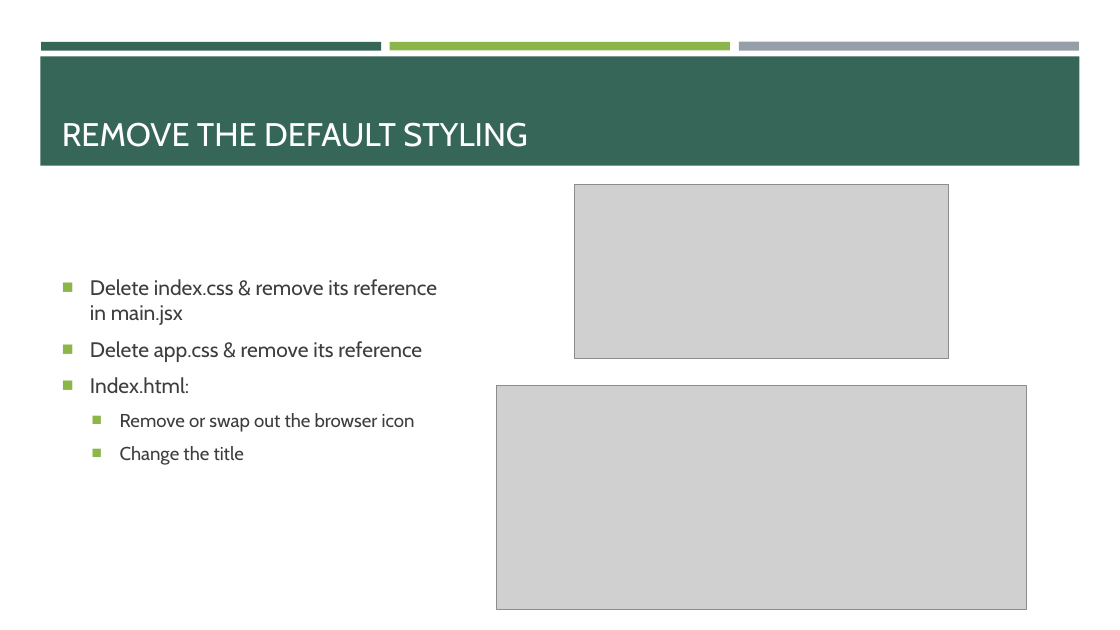
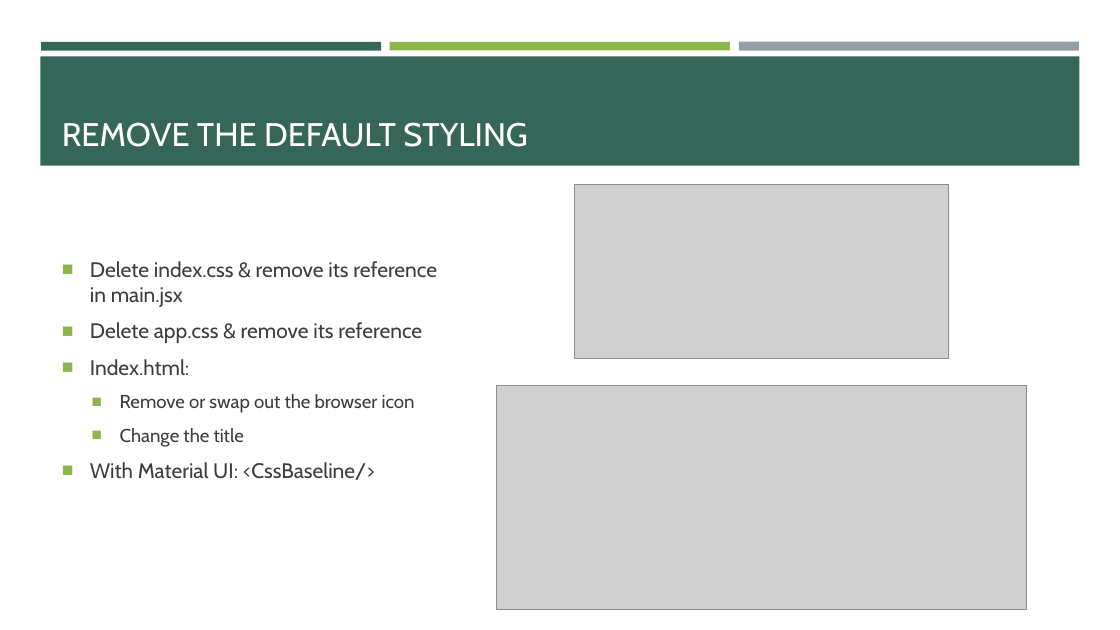
Before and after one commit to e-m-wilson/dotnet, a slide deck: slide 21 of Resources-Notes-Ppts/React/React.pptx. Drawn at 1120x630 pixels with LibreOffice and Linux fonts; fonts in the diff are those of the drawing; grey boxes stand for pictures. Boxes give left, top, right and bottom in pixels: in the first picture for what was removed or moved away, otherwise in the second. Text is boxed around its words. In the diff, an @@ line names an element or a change of style, - is before the commit and + after.

```diff
--- a/Resources-Notes-Ppts/React/React.pptx
+++ b/Resources-Notes-Ppts/React/React.pptx
@@ text at [90, 462, 375, 480]: paragraph added @@
+■ With Material UI: <CssBaseline/>
```
Also in this commit, not shown: 10 other slides changed, 13 slides added.
